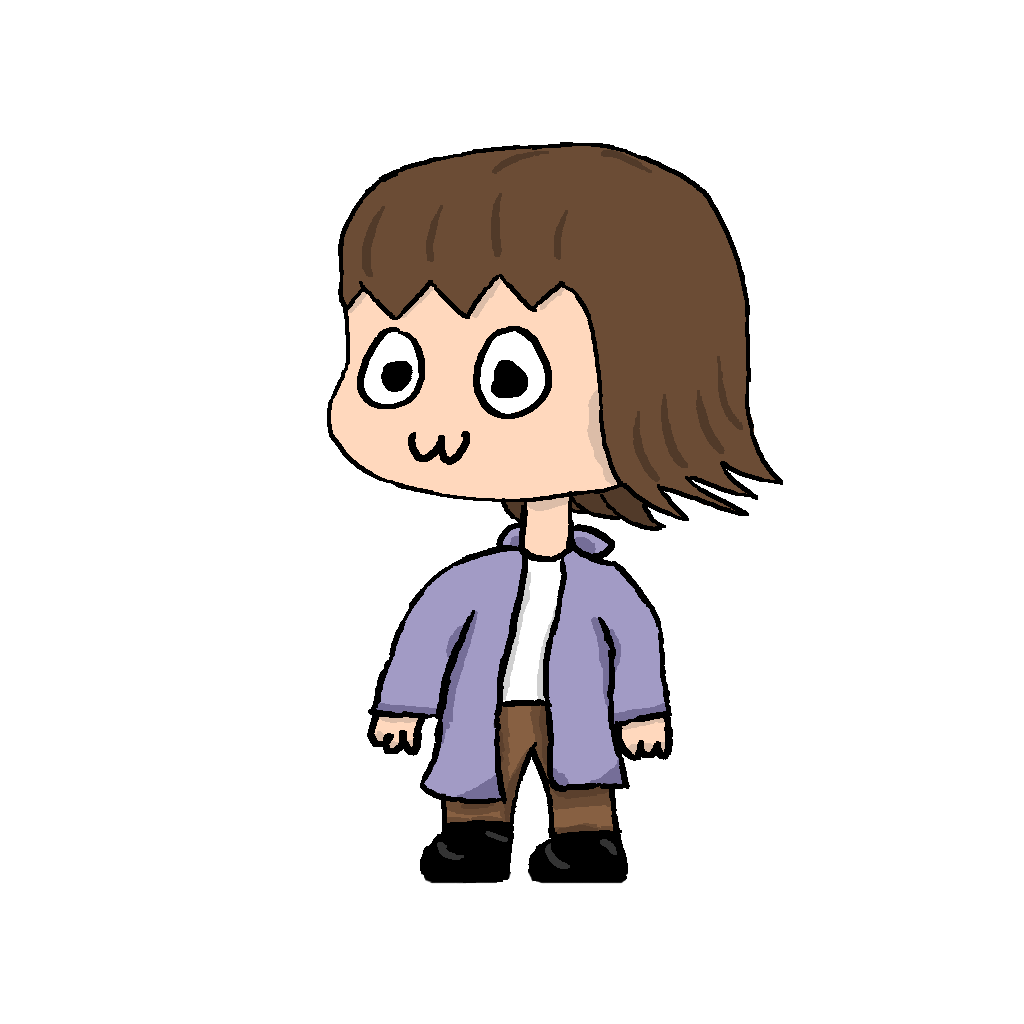
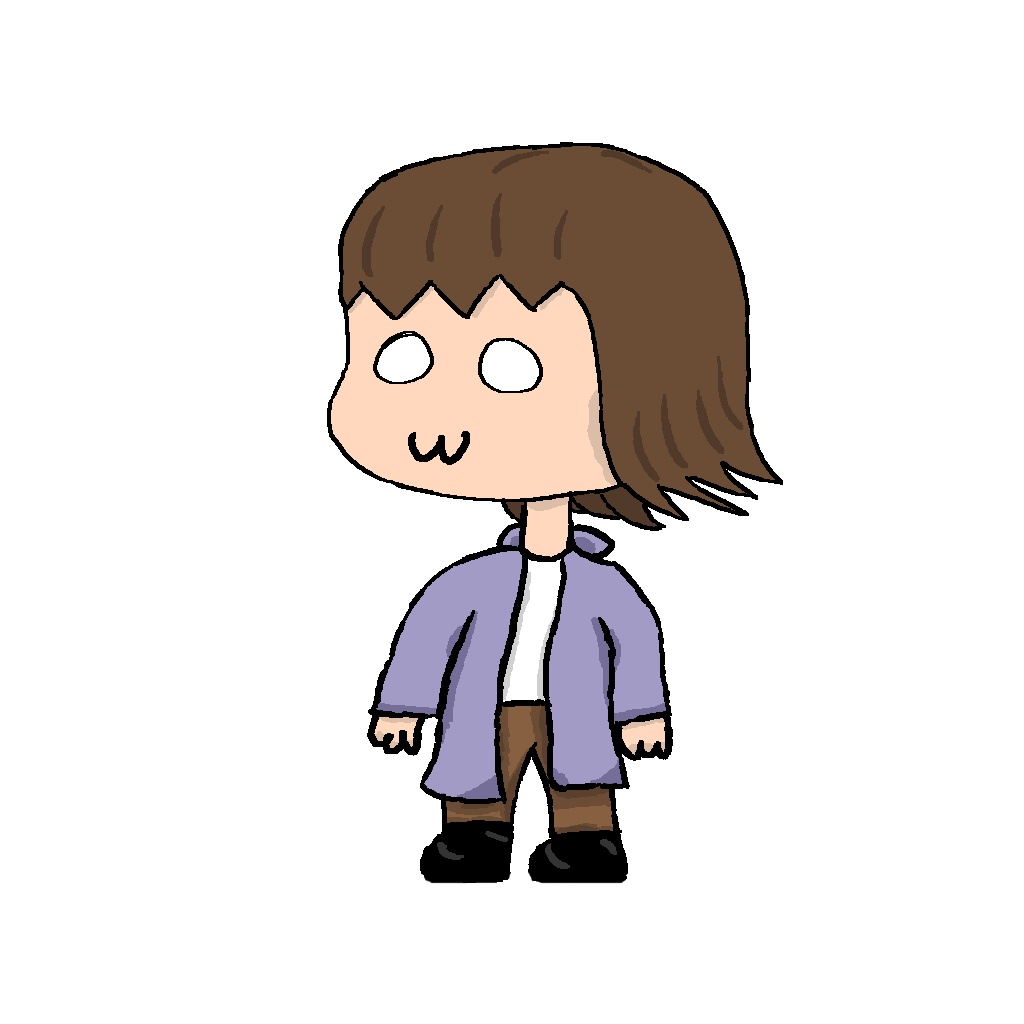
Before/after of a 1024 × 1024 layered artwork. What changed in the layer stack:
painted on "Layer 7" over [left=357, top=326, right=552, bottom=419]
painted on "Layer 8" over [left=361, top=329, right=547, bottom=414]
